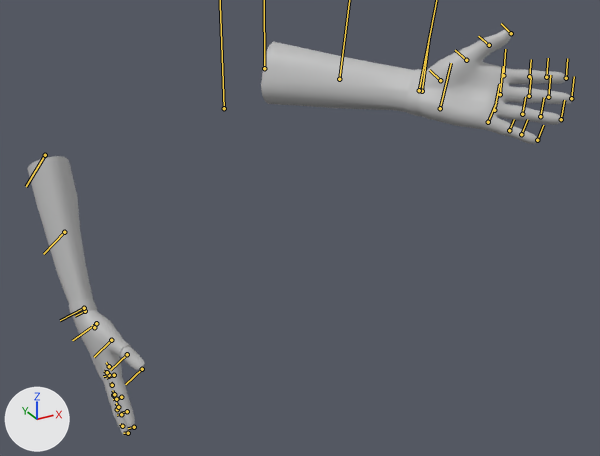
Two versions of the FBX model Art Share/TeensySummer/images/PLAYER/ANIM_player_menuIdle_AA_left.fbx, one commit apart.
Both versions are drawn from a 50 mm lens placed at (-0.394, -0.908, 0.273), pointed at (0.159, 0.097, -0.229). The axes (+X, +Y, +Z) are drawn at lower left. The lights are the same throughout. Both versions are drawn at frame 3211 of the action 'Take 001'; the numbers are the values there. The bones that bend it are drawn over the model as lines.

In view in the first picture: 'MESH_player'.
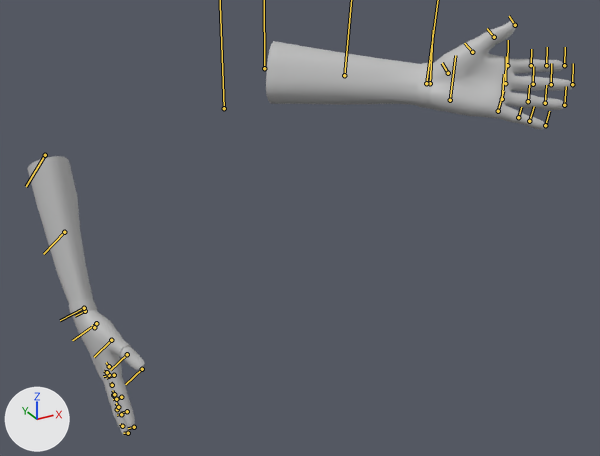
What differs and where, as boxes (x1, y1, x2, y2) in the pictures (600 x 456 px):
'MESH_player', posed: before (27, 29, 572, 435); after (27, 21, 573, 435)

The edits, one by one:
Bone 'l_armLower_skin' (bone_l_armlower_skin) turns from (0, 35, 0) to (0, 45, 0) degrees about its own x, y and z.
